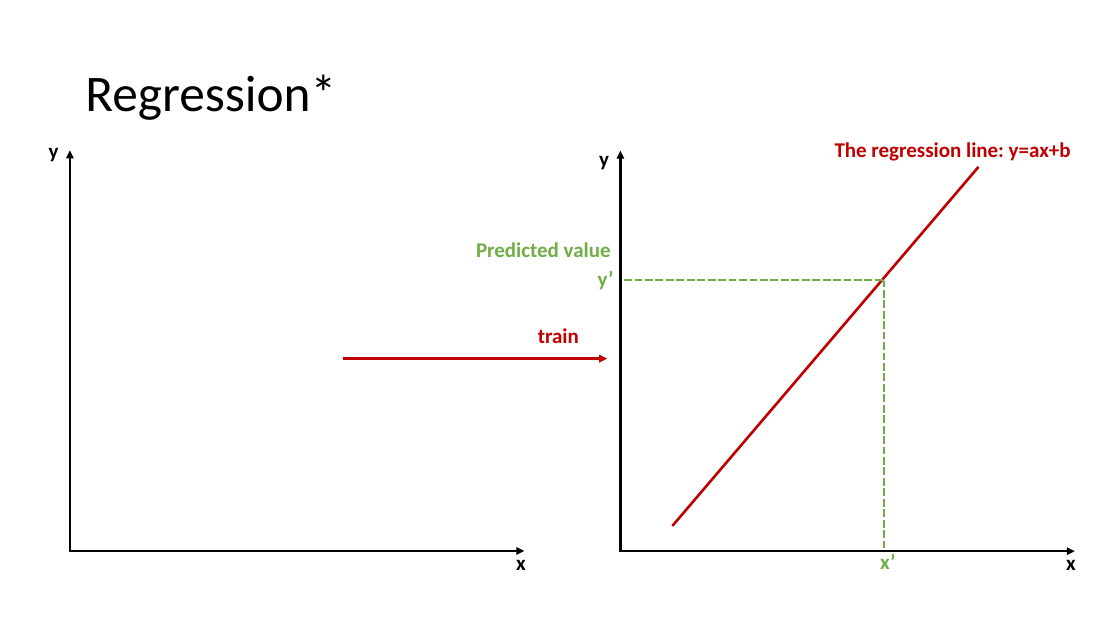
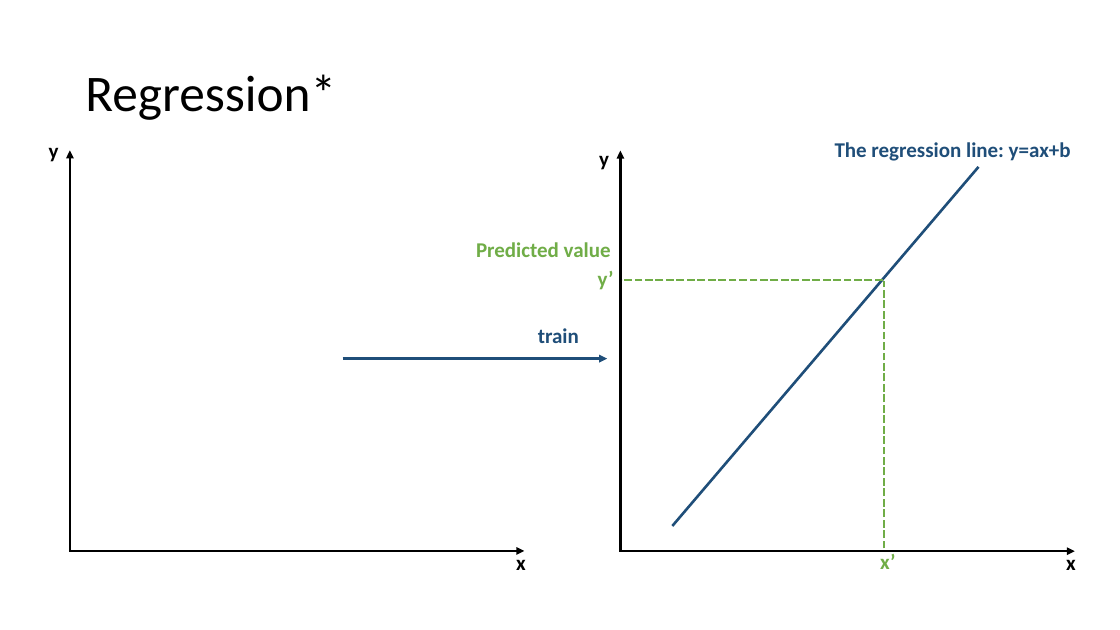
Before and after one commit to fsb-edu/ML4Food, a slide deck: slide 18 of images/Graphics of ML4Food.pptx. Drawn at 1120x630 pixels with LibreOffice and Linux fonts; fonts in the diff are those of the drawing; background and template pictures are left out. Boxes give left, top, right and bottom in pixels: in the first picture for what was removed or moved away, otherwise in the second. Text is boxed around its words. In the diff, an @@ line names an element or a change of style, - is before the commit and + after.

```diff
--- a/images/Graphics of ML4Food.pptx
+++ b/images/Graphics of ML4Food.pptx
@@ text "The regression line: y=ax+b" at (835,142,1071,161): text colour #C00000 to #1F4E79 @@
@@ line (672, 526) - (979, 167): stroke #C00000 2.25 pt to #1F4E79 2.25 pt @@
@@ text "train" at (538,328,579,343): text colour #C00000 to #1F4E79 @@
@@ arrow (343, 359) - (607, 359): stroke #C00000 2.25 pt to #1F4E79 2.25 pt @@
```
Also in this commit, not shown: 1 other slide changed, 6 other files.
